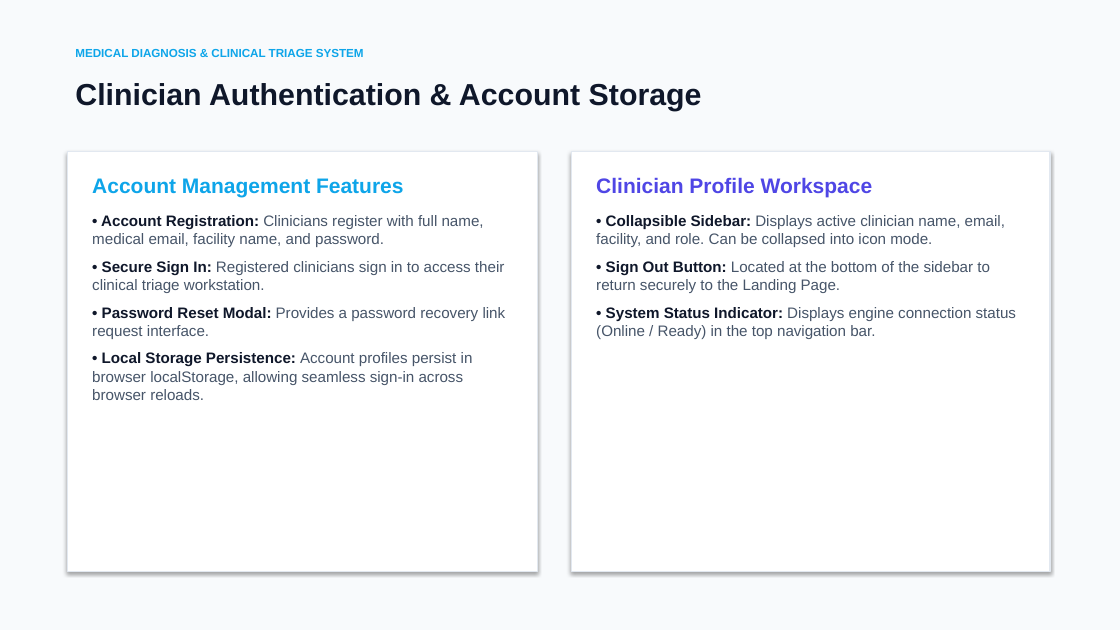
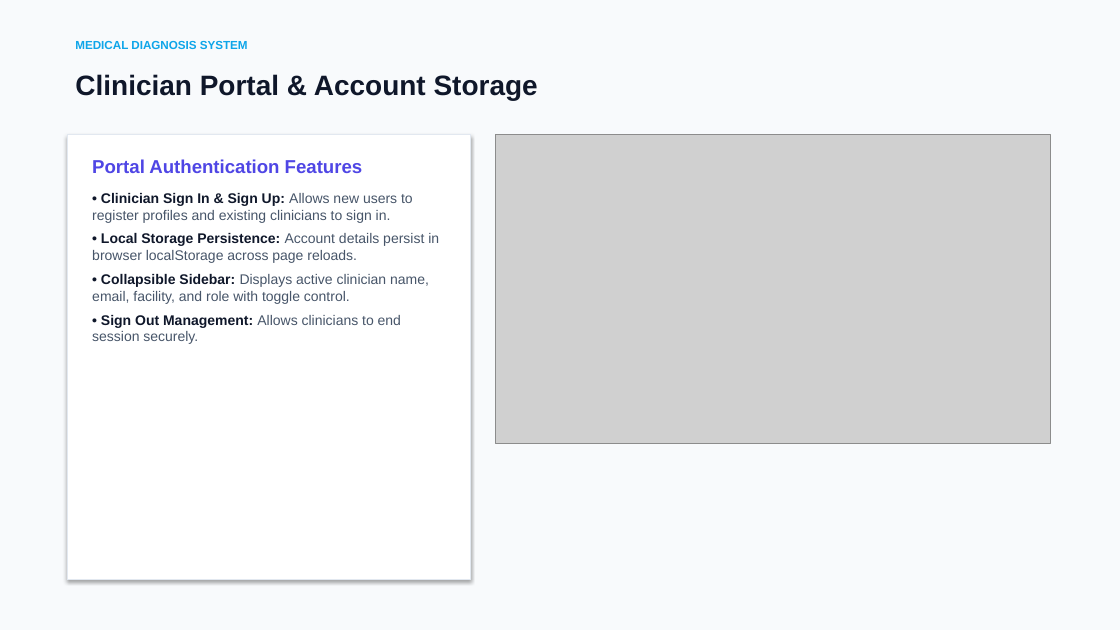
Before and after one commit to wmmandela/medical_diagnosis, a slide deck: slide 2 of presentation/Medical_Diagnosis_System_Presentation.pptx (slide 5 before the commit). Drawn at 1120x630 pixels with LibreOffice and Linux fonts; fonts in the diff are those of the drawing; grey boxes stand for pictures. Boxes give left, top, right and bottom in pixels: in the first picture for what was removed or moved away, otherwise in the second. Text is boxed around its words. In the diff, an @@ line names an element or a change of style, - is before the commit and + after.

Commit message:
docs: enrich presentation slides with live application UI screenshots, colors, and interactive controls

```diff
--- a/presentation/Medical_Diagnosis_System_Presentation.pptx
+++ b/presentation/Medical_Diagnosis_System_Presentation.pptx
@@ text at (75,41,248,49): text changed @@
-MEDICAL DIAGNOSIS & CLINICAL TRIAGE SYSTEM
+MEDICAL DIAGNOSIS SYSTEM
@@ text at (75,74,538,100): text changed; size 26 to 24 pt @@
-Clinician Authentication & Account Storage
+Clinician Portal & Account Storage
@@ rectangle: place and size @@
-rectangle at (67,151,538,571)
+rectangle at (67,134,471,580)
@@ picture added at (496,134,1050,444) @@
@@ text at (92,159,439,344): text changed; size 13 to 12 pt @@
-Account Management Features
-• Account Registration: Clinicians register with full name, medical email, facility name, and password.
-• Secure Sign In: Registered clinicians sign in to access their clinical triage workstation.
-• Password Reset Modal: Provides a password recovery link request interface.
-• Local Storage Persistence: Account profiles persist in browser localStorage, allowing seamless sign-in across browser reloads.
+Portal Authentication Features
+• Clinician Sign In & Sign Up: Allows new users to register profiles and existing clinicians to sign in.
+• Local Storage Persistence: Account details persist in browser localStorage across page reloads.
+• Collapsible Sidebar: Displays active clinician name, email, facility, and role with toggle control.
+• Sign Out Management: Allows clinicians to end session securely.
@@ rectangle removed at (571,151,1050,571) @@
@@ text removed at (596,177,1016,339) @@
-Clinician Profile Workspace
-• Collapsible Sidebar: Displays active clinician name, email, facility, and role. Can be collapsed into icon mode.
-• Sign Out Button: Located at the bottom of the sidebar to return securely to the Landing Page.
-• System Status Indicator: Displays engine connection status (Online / Ready) in the top navigation bar.
```
Also in this commit, not shown: 3 other slides changed, 2 slides added, 7 slides removed, 1 other file.
